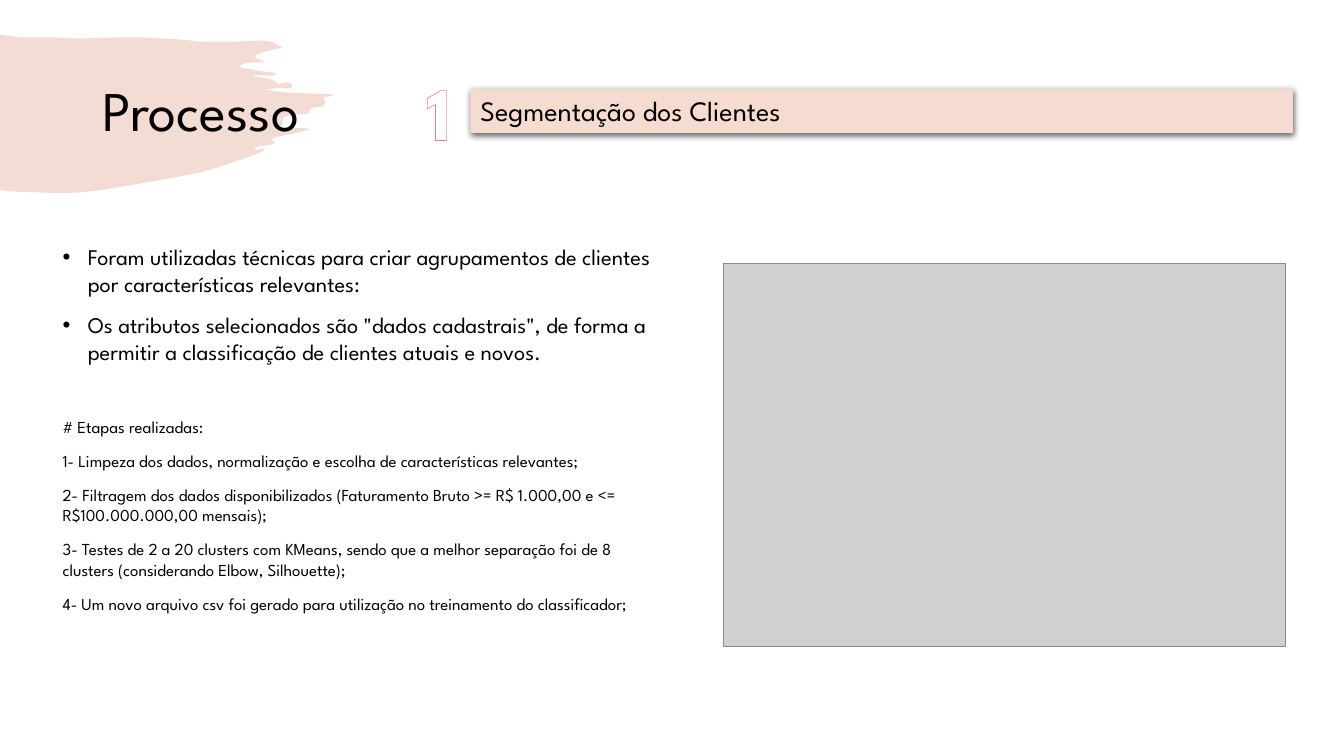
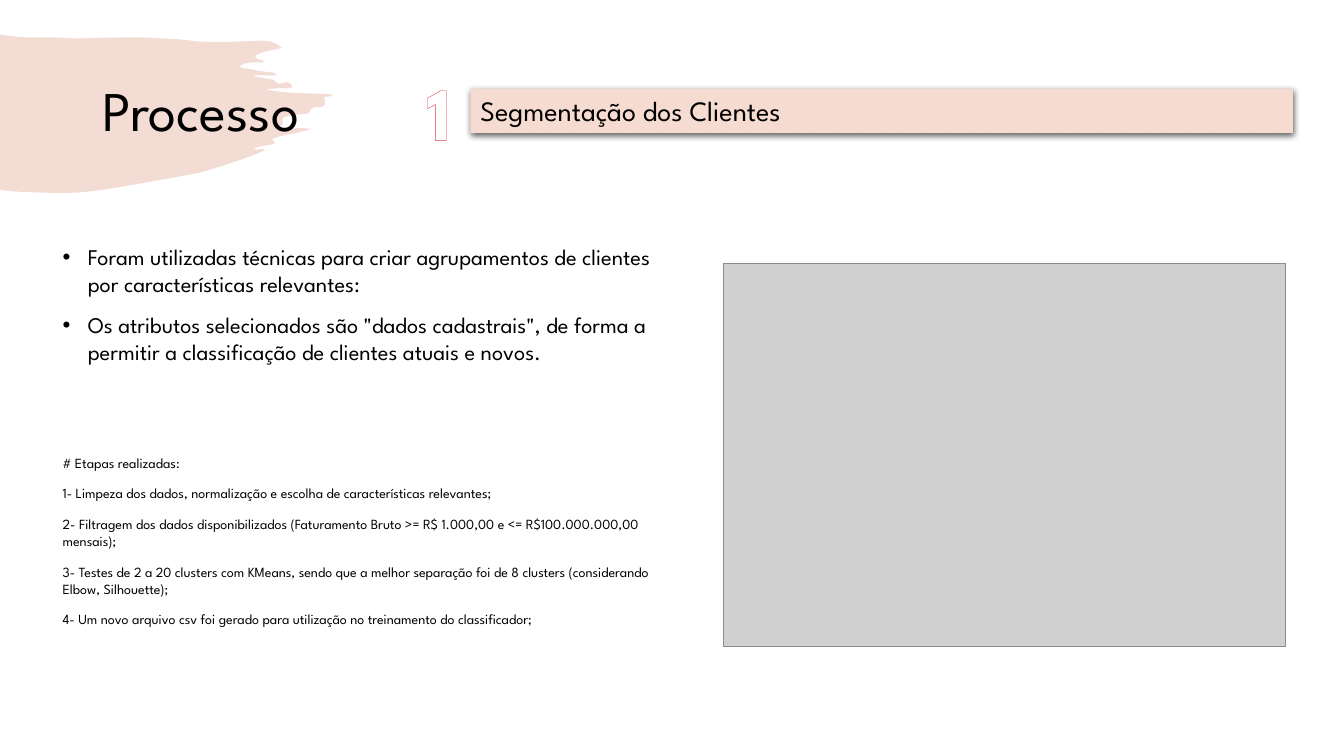
Before and after one commit to jblancoperez/fiap-desafio, a slide deck: slide 5 of skynet.pptx. Drawn at 1344x756 pixels with LibreOffice and Linux fonts; fonts in the diff are those of the drawing; grey boxes stand for pictures. Boxes give left, top, right and bottom in pixels: in the first picture for what was removed or moved away, otherwise in the second. Text is boxed around its words. In the diff, an @@ line names an element or a change of style, - is before the commit and + after.

```diff
--- a/skynet.pptx
+++ b/skynet.pptx
@@ text at [63, 458, 649, 627]: size 12 to 10 pt in "# Etapas realizadas:", "1- Limpeza dos dados, normalização e escolha ...", "2- Filtragem dos dados disponibilizados (Faturamento Bruto ...", "3- Testes de 2 a 20 clusters ..." and 1 more places @@
```
Also in this commit, not shown: 2 other slides changed, 1 slide added, 6 slides removed.
